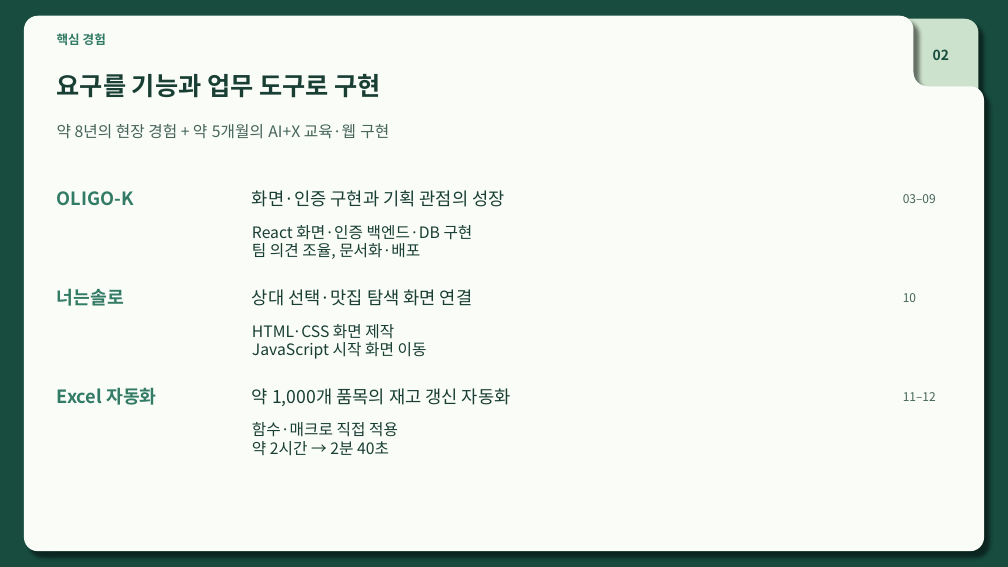
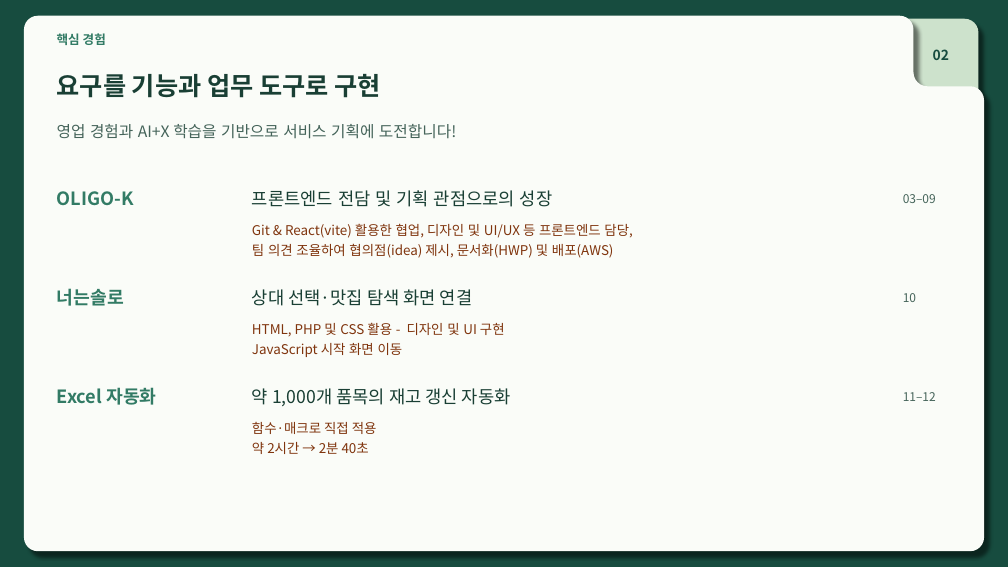
Before and after one commit to Jack-the-Ace/remind, a slide deck: slide 2 of 참고자료/취뽀/포트폴리오_변재근_v3.0.pptx. Drawn at 1008x567 pixels with LibreOffice and Linux fonts; fonts in the diff are those of the drawing. Boxes give left, top, right and bottom in pixels: in the first picture for what was removed or moved away, otherwise in the second. Text is boxed around its words. In the diff, an @@ line names an element or a change of style, - is before the commit and + after.

Commit message:
RedBox기획서 검토 후 제출하기

```diff
--- a/참고자료/취뽀/포트폴리오_변재근_v3.0.pptx
+++ b/참고자료/취뽀/포트폴리오_변재근_v3.0.pptx
@@ text at [57,124,456,139]: text changed @@
-약 8년의 현장 경험 + 약 5개월의 AI+X 교육·웹 구현
+영업 경험과 AI+X 학습을 기반으로 서비스 기획에 도전합니다!
@@ text at [252,190,552,207]: text changed @@
-화면·인증 구현과 기획 관점의 성장
+프론트엔드 전담 및 기획 관점으로의 성장
@@ text at [252,223,632,258]: text changed; size 18.8 to 16 pt; text colour #193F34 to #80350E @@
-React 화면·인증 백엔드·DB 구현
-팀 의견 조율, 문서화·배포
+Git & React(vite) 활용한 협업, 디자인 및 UI/UX 등 프론트엔드 담당,
+팀 의견 조율하여 협의점(idea) 제시, 문서화(HWP) 및 배포(AWS)
@@ text at [252,322,505,337]: text changed; size 18.8 to 16 pt; text colour #193F34 to #80350E @@
-HTML·CSS 화면 제작
+HTML, PHP 및 CSS 활용 - 디자인 및 UI 구현
@@ text at [252,343,403,357]: size 18.8 to 16 pt, text colour #193F34 to #80350E in "JavaScript 시작 화면 이동"; more space between paragraphs @@
@@ text "함수·매크로 직접 적용" at [252,422,377,454]: size 18.8 to 16 pt, text colour #193F34 to #80350E; more space between paragraphs @@
```
Also in this commit, not shown: 10 other slides changed, 29 other files.
